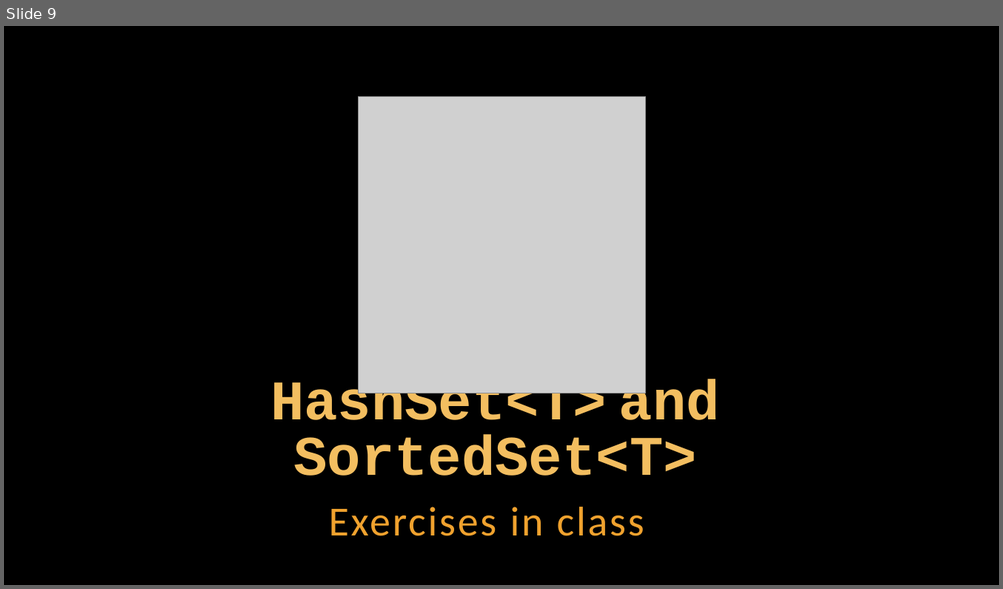
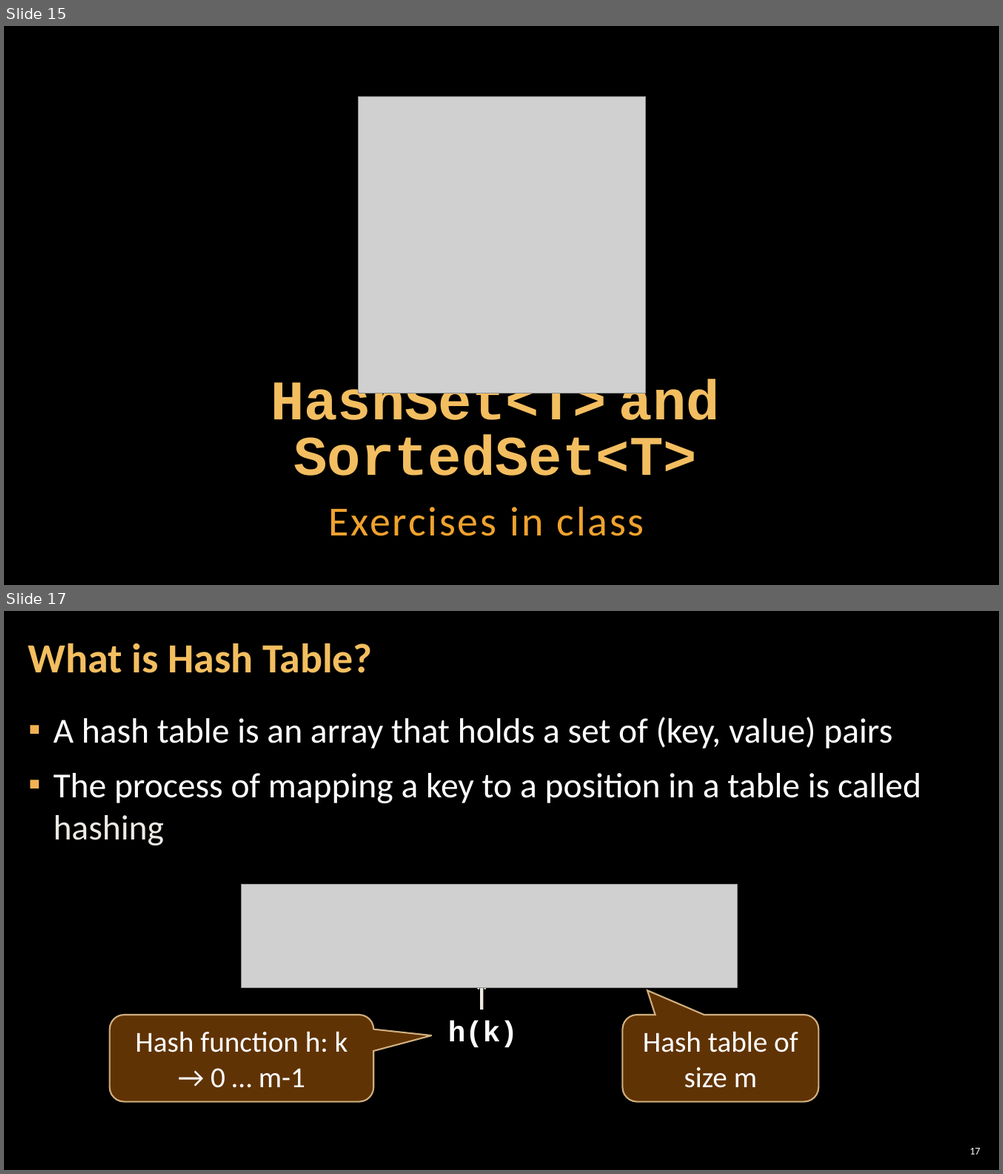
Before and after one commit to GoldenR1618/SoftUni-Exercises-and-Exams, a slide deck: 05.C#_Advanced/02.SETS_AND_DICTIONARIES/02. CSharp-Advanced-Sets-And-Dictionaries.pptx. Shown one above the other, each under a label of ours: slide 9 before the commit, slides 15 and 17 after it; the slides between them are not shown. The pictures are 1003x589 and 1003x1174 pixels, drawn with LibreOffice and Linux fonts; fonts in the diff are those of the drawing; grey boxes stand for pictures; background and template pictures are left out. Boxes give left, top, right and bottom in pixels: in the first picture for what was removed or moved away, otherwise in the second. Text is boxed around its words. In the diff, an @@ line names an element or a change of style, - is before the commit and + after.

```diff
--- a/05.C#_Advanced/02.SETS_AND_DICTIONARIES/02. CSharp-Advanced-Sets-And-Dictionaries.pptx
+++ b/05.C#_Advanced/02.SETS_AND_DICTIONARIES/02. CSharp-Advanced-Sets-And-Dictionaries.pptx
@@ slide 17 added at <box>4,611,999,1170</box>, background picture (left out) @@
@@ title added at <box>28,643,373,673</box>, 40 pt, text #F3BE60, bold @@
+What is Hash Table?
@@ text added at <box>54,717,921,846</box>, 34 pt, text #FFFFFF @@
+▪ A hash table is an array that holds a set of (key, value) pairs
+▪ The process of mapping a key to a position in a table is called hashing
@@ group added at <box>109,885,819,1102</box>: 2 rounded speech boxes, 1 text, 1 arrow, 1 picture @@
+h(k)
+Hash table of size m
+Hash function h: k → 0 … m-1
@@ page number added at <box>970,1148,980,1155</box>, 10 pt, text #FFFFFF @@
+17
@@ what was slide 9 is now slide 15 @@
```
Also in this commit, not shown: 6 slides changed, 19 other slides added, 1 other file.
